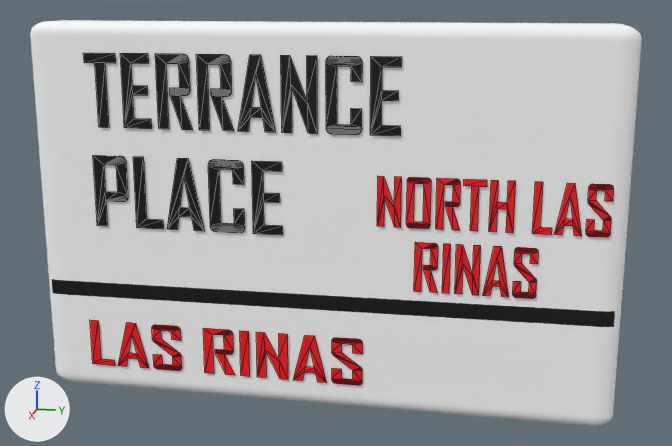
A saved change to the FBX model Assets/Models/uk_styled_street_sign_10.fbx.
The view is the same before and after, from a camera (50 mm lens) standing at (28.45, 10.02, 11.7) and looking at (0.81, 4.49, 4.79). Arrows for +X, +Y and +Z are at lower left; the lights stay in place. Mesh edges are drawn as thin lines on the coarser meshes. Where no turn or scale is listed for an object, it has been applied to the vertices.

The older version as bpy lines, for what is in view:
```python
me_text = bpy.data.meshes.new('Text')
me_text.from_pydata(...)  # 256 vertices, 242 faces; spans x 0.0, y 0.03..9.79, z 0.0..2.28
me_text.materials.append(mat_material_001)  # black #000000
me_text_001 = bpy.data.meshes.new('Text.001')
me_text_001.from_pydata(...)  # 124 vertices, 118 faces; spans x 0.04..1.75, y 0.0..0.64, z 0.0
me_text_001.materials.append(mat_material_002)  # black #000000
me_text_003 = bpy.data.meshes.new('Text.003')
me_text_003.from_pydata(...)  # 275 vertices, 263 faces; spans x 0.0, y 0.08..6.8, z 0.0..1.54
me_text_003.materials.append(mat_material_005)  # red #ff0010
ob_text = bpy.data.objects.new('Text', me_text)
ob_text.location = (1.68, -3.22, 7.7)
ob_text_001 = bpy.data.objects.new('Text.001', me_text_001)
ob_text_001.location = (1.68, -3.22, 4.55)
ob_text_001.rotation_euler = (1.571, 0.0, 1.571)  # degrees (90, 0, 90)
ob_text_001.scale = (3.55, 3.56, 6.0)
ob_text_003 = bpy.data.objects.new('Text.003', me_text_003)
ob_text_003.location = (1.68, 5.83, 4.96)
# also in view: 'Text.004' at (1.68, 8.86, 3.77); 'Cube' at (0.83, 4.03, 4.94); 'Text.002' at (1.68, 0.97, 0.58)
```
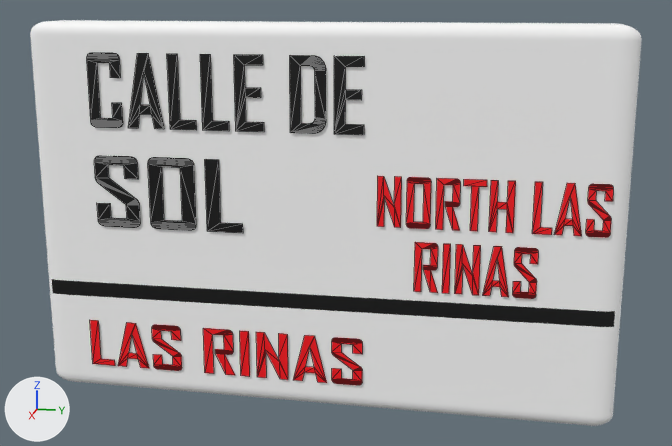
Where the change shows, as pixel boxes [x1, y1, x2, y2] in the pictures (672 x 446 px; the box of a moved part takes in the faces that stretch with it):
```json
{"object": "Text", "change": "reshaped", "before": [83, 53, 402, 136], "after": [87, 53, 364, 135], "on screen": "13% narrower"}
{"object": "Text.001", "change": "reshaped, rescaled", "before": [93, 155, 283, 235], "after": [94, 156, 243, 233], "on screen": "21% narrower"}
{"part": 1, "of": "me_text", "change": "moved or reshaped", "before": [370, 56, 402, 136], "after": [334, 56, 364, 135]}
{"part": 2, "of": "me_text", "change": "moved or reshaped", "before": [120, 53, 152, 129], "after": [234, 55, 264, 132]}
{"part": 3, "of": "me_text", "change": "moved or reshaped", "before": [238, 55, 276, 132], "after": [128, 53, 164, 129]}
{"part": 4, "of": "me_text", "change": "moved or reshaped", "before": [326, 56, 362, 135], "after": [87, 53, 123, 128]}
{"part": 5, "of": "me_text", "change": "rebuilt", "before": [155, 54, 193, 130], "after": [167, 54, 197, 130], "on screen": "21% narrower"}
{"part": 6, "of": "me_text", "change": "rebuilt", "before": [196, 54, 234, 131], "after": [200, 54, 229, 131], "on screen": "23% narrower"}
{"part": 7, "of": "me_text", "change": "rebuilt", "before": [281, 55, 317, 134], "after": [290, 55, 326, 134]}
{"part": 8, "of": "me_text", "change": "deleted", "before": [83, 53, 116, 128], "on screen": "black"}
{"part": 9, "of": "me_text_001", "change": "deleted", "before": [208, 159, 245, 233]}
{"part": 10, "of": "me_text_001", "change": "deleted", "before": [252, 161, 283, 235], "on screen": "black"}
{"part": 11, "of": "me_text_001", "change": "built on", "before": [93, 155, 204, 231], "after": [94, 156, 243, 233]}
```

Edits to the scene script, one JSON object a line:
```json
{"block": "me_text", "where": "# used by ob_text; location = (1.68, -3.22, 7.7)"}
{"op": "remove", "block": "me_text", "code": "me_text.from_pydata(...)  # 256 vertices, 242 faces; spans x 0.0, y 0.03..9.79, z 0.0..2.28"}
{"op": "add", "block": "me_text", "code": "me_text.from_pydata(...)  # 188 vertices, 178 faces; spans x 0.0, y 0.13..8.72, z 0.0..2.28"}
{"block": "me_text", "change": "me_text part 1: the loose piece of 12 vertices spanning x 0.0, y 8.9..9.79, z 0.0..2.27 is moved by (0.0, -1.07, 0.0)"}
{"block": "me_text", "change": "me_text part 2: the loose piece of 12 vertices spanning x 0.0, y 1.23..2.13, z 0.0..2.27 is moved by (0.0, 3.57, 0.0)"}
{"block": "me_text", "change": "me_text part 3: the loose piece of 12 vertices spanning x 0.0, y 4.87..6.05, z 0.0..2.28 is moved by (0.0, -3.51, 0.0)"}
{"block": "me_text", "change": "me_text part 4: the loose piece of 60 vertices spanning x 0.0, y 7.58..8.64, z 0.0..2.27 is moved by (0.0, -7.45, 0.0)"}
{"block": "me_text", "change": "me_text part 5: the loose piece of 59 vertices spanning x 0.0, y 2.35..3.45, z 0.0..2.27 is rebuilt with 6 vertices and now spans x 0.0, y 2.72..3.57, z 0.0..2.27"}
{"block": "me_text", "change": "me_text part 6: the loose piece of 59 vertices spanning x 0.0, y 3.65..4.75, z 0.0..2.27 is rebuilt with 6 vertices and now spans x 0.0, y 3.76..4.61, z 0.0..2.27"}
{"block": "me_text", "change": "me_text part 7: the loose piece of 34 vertices spanning x 0.0, y 6.23..7.32, z 0.0..2.27 is rebuilt with 80 vertices and now spans x 0.0, y 6.5..7.57, z 0.0..2.27"}
{"block": "me_text", "change": "me_text part 8: the loose piece of 8 vertices spanning x 0.0, y 0.03..1.07, z 0.0..2.27 is deleted"}
{"block": "me_text_001", "where": "# used by ob_text_001; location = (1.68, -3.22, 4.55); rotation_euler = (1.571, 0.0, 1.571), in degrees (90, 0, 90); scale = (3.55, 3.56, 6.0)"}
{"op": "remove", "block": "me_text_001", "code": "me_text_001.from_pydata(...)  # 124 vertices, 118 faces; spans x 0.04..1.75, y 0.0..0.64, z 0.0"}
{"op": "add", "block": "me_text_001", "code": "me_text_001.from_pydata(...)  # 150 vertices, 146 faces; spans x 0.04..1.07, y 0.0..0.64, z 0.0"}
{"block": "me_text_001", "change": "me_text_001 part 9: the loose piece of 60 vertices spanning x 1.1..1.41, y 0.0..0.64, z 0.0 is deleted"}
{"block": "me_text_001", "change": "me_text_001 part 10: the loose piece of 12 vertices spanning x 1.49..1.75, y 0.0..0.64, z 0.0 is deleted"}
{"block": "me_text_001", "change": "me_text_001 part 11"}
{"block": "me_text_001", "change": "40 vertices are removed from x 0.04..1.05, y 0.0..0.64, z 0.0"}
{"block": "me_text_001", "change": "50 faces are deleted"}
{"block": "me_text_001", "change": "138 vertices are added at x 0.04..1.07, y 0.0..0.64, z 0.0"}
{"block": "me_text_001", "change": "146 new faces join them"}
{"op": "set", "path": "ob_text_001.scale", "old": "(3.55, 3.56, 6.0)", "new": "(4.64, 3.56, 6.0)"}
```
